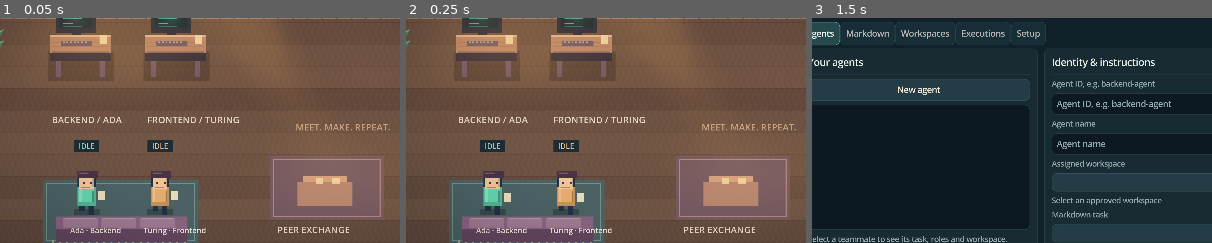
Above: before the commit, frames 1-3 (left to right).
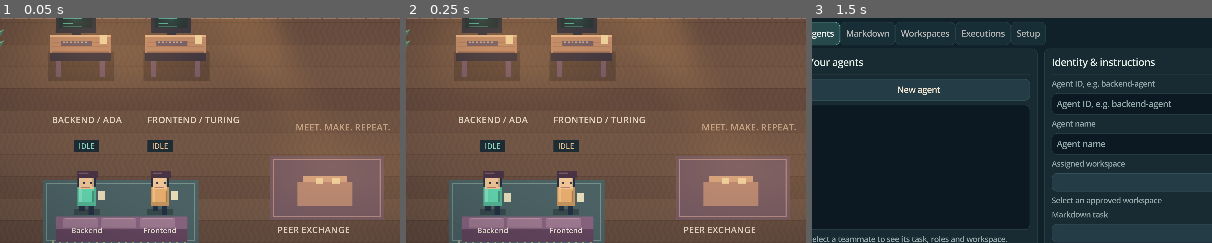
Above: after the commit, the same moments.

Repository: St3fanTh/VirtualAgentCafe
Game: Godot game, scene res://scenes/cafe.tscn
Two runs of this game, one before a commit and one after it. Both use one fixed random seed, a clock stepped at 60 frames per second and the inputs below.
Inputs (mouse positions are % of the whole screen's width and height, from its top left):
- Up to frame 1 (0.05 s): no input
- Up to frame 2 (0.25 s): no input
- Up to frame 3 (1.5 s): click "Manage agents" at 0.5 s; click (64, 18) at 1.27 s; type "12" at 1.35 s
The pictures show only the part of the screen within x 6-56%, y 26-76%; the shares and areas given below are measured in that part.

The runs differ from the first frame. In frame 1, 0.3% of the frame differs, in the area x 17-52%, y 92-97%; in frame 2, 0.3%; in frame 3, nothing differs.

Commit message:
fix: preserve worker setup and show managed activity

Diff:
--- a/game/scripts/cafe.gd
+++ b/game/scripts/cafe.gd
@@ -227,6 +227,7 @@
 	var character = Character.new()
 	character.agent_id = id
 	character.role_label = str(data.get("role", "custom")).trim_suffix(".md")
+	character.display_name = str(data.get("name", id))
 	character.position = Vector2(145 + (characters.size() - 2) % 5 * 20, 140)
 	character.tint = Color.from_hsv(float(characters.size()) * 0.15, 0.4, 0.9)
 	character.z_index = 3
@@ -234,26 +235,44 @@
 	world.add_child(character)
 	characters[id] = character
 
+func refresh_activity(event: Dictionary = {}) -> void:
+	var slots := {"ada": "ada", "turing": "turing"}
+	for id in state.agents:
+		if id in ["ada", "turing"]:
+			continue
+		var role := str(state.agents[id].get("role", "")).to_lower()
+		var slot := "turing" if "frontend" in role else "ada" if "backend" in role else ""
+		if not slot.is_empty():
+			# Prefer a worker with observed activity over an unstarted configuration.
+			if slots[slot] == slot or int(state.agents[id].get("sequence", 0)) > int(state.agents[slots[slot]].get("sequence", 0)):
+				slots[slot] = id
+	var summaries: Array[String] = []
+	for slot in slots:
+		var id: String = slots[slot]
+		characters[slot].visible = id == slot
+		var data: Dictionary = state.agents.get(id, {})
+		var card = activity_cards[slot]
+		if card.agent_id != id:
+			card.agent_id = id
+			card.history.clear()
+			card.history_label.text = ""
+		card.heading.text = characters[id].short_label().to_upper()
+		card.tooltip_text = id
+		card.update_state(data, event if event.get("agent_id", "") == id else {})
+		world.set_agent_status(slot, str(data.get("status", "agent.waiting")), str(data.get("detail", "")))
+		summaries.append(characters[id].short_label() + " · " + state.state_label(id))
+	status_label.text = "     |     ".join(summaries)
+
 func on_frame(frame: Dictionary) -> void:
 	if state.apply(frame):
 		if frame.get("kind") == "snapshot":
 			for id in state.agents:
 				ensure_character(id, state.agents[id])
 				characters[id].reset_state(state.agents[id])
-				if id in ["ada", "turing"]:
-					world.set_agent_status(id, state.agents[id].status, state.agents[id].get("detail", ""))
-				if activity_cards.has(id):
-					activity_cards[id].history.clear()
-					activity_cards[id].history_label.text = "Snapshot synchronized"
-					activity_cards[id].update_state(state.agents[id])
 		else:
 			var id: String = frame.event.agent_id
 			characters[id].enqueue_state(state.agents[id])
-			if id in ["ada", "turing"]:
-				world.set_agent_status(id, state.agents[id].status, state.agents[id].get("detail", ""))
-			if activity_cards.has(id):
-				activity_cards[id].update_state(state.agents[id], frame.event)
-		status_label.text = "Ada / Backend · %s     |     Turing / Frontend · %s" % [state.state_label("ada"), state.state_label("turing")]
+		refresh_activity(frame.get("event", {}))
 	elif state.needs_snapshot:
 		network.force_reconnect()
 
--- a/game/scripts/character.gd
+++ b/game/scripts/character.gd
@@ -4,6 +4,7 @@
 
 var agent_id := "ada"
 var role_label := ""
+var display_name := ""
 var status := "agent.waiting"
 var detail := "Ready"
 var source := "system"
@@ -22,7 +23,9 @@
 
 func reset_state(state: Dictionary) -> void:
 	presentation_queue.clear()
-	last_sequence = -1
+	# A configuration snapshot must not restart an unchanged worker's animation.
+	if int(state.get("sequence", 0)) != last_sequence or str(state.get("status", "agent.waiting")) != status:
+		last_sequence = -1
 	update_state(state)
 
 func enqueue_state(state: Dictionary) -> void:
@@ -54,6 +57,14 @@
 		bubble = detail if status == "agent.message" else ""
 		bubble_left = 8.0
 	queue_redraw()
+
+func short_label() -> String:
+	if "frontend" in role_label.to_lower() or agent_id == "turing":
+		return "Frontend"
+	if "backend" in role_label.to_lower() or agent_id == "ada":
+		return "Backend"
+	var title := display_name if not display_name.is_empty() else agent_id.capitalize()
+	return title.left(17) + "…" if title.length() > 18 else title
 
 func destination() -> Vector2:
 	var second := agent_id == "turing" or "frontend" in role_label.to_lower()
@@ -128,7 +139,7 @@
 			rect(8, -12 + phase, 3, 1, Color("82d8aa"))
 			rect(12, -10, 6, 0.5, Color("82d8aa"))
 			rect(7, -6, 12, 1, Color("9a8472"))
-		"agent.thinking":
+		"agent.started", "agent.thinking":
 			for i in range(3):
 				rect(-4 + i * 4, -27, 2, 2, Color("aab5f5") if int(clock * 3) % 3 == i else dark)
 		"agent.message":
@@ -159,8 +170,10 @@
 	draw_set_transform(Vector2(-badge_width / 2 + 2.5, -31), 0.0, Vector2.ONE / draw_scale)
 	draw_string(font, Vector2.ZERO, badge, HORIZONTAL_ALIGNMENT_LEFT, -1, 36, tint.lightened(0.25))
 	draw_set_transform(Vector2.ZERO)
-	draw_set_transform(Vector2(-9, 15), 0.0, Vector2.ONE / draw_scale)
-	draw_string(font, Vector2.ZERO, agent_id.capitalize() + (" · " + role_label if not role_label.is_empty() else (" · Backend" if agent_id == "ada" else " · Frontend")), HORIZONTAL_ALIGNMENT_LEFT, -1, 36, Color("f2e9dc"))
+	var title := short_label()
+	var title_width := font.get_string_size(title, HORIZONTAL_ALIGNMENT_LEFT, -1, 36).x
+	draw_set_transform(Vector2(-title_width / draw_scale / 2, 15), 0.0, Vector2.ONE / draw_scale)
+	draw_string(font, Vector2.ZERO, title, HORIZONTAL_ALIGNMENT_LEFT, -1, 36, Color("f2e9dc"))
 	draw_set_transform(Vector2.ZERO)
 	if bubble != "" and bubble_left > 0:
 		var text := bubble.left(42)
--- a/game/scripts/management.gd
+++ b/game/scripts/management.gd
@@ -527,7 +527,7 @@
 		setup_result.text += "Branch: " + str(data.get("git", {}).get("branch", "")) + "\nOrigin: " + str(data.get("remote", "")) + "\n" + str(data.get("remote_status", "")) + "\n\n" + str(data.get("dirty_warning", ""))
 	elif finished_action == "setup_team":
 		setup_feedback("Team ready. Open Agents to start each worker.")
-		setup_result.text = "TEAM READY\n\n" + "\n".join(data.get("agents", [])) + "\n\nTwo separate worktrees and branches are ready. No agent has started.\n\nNext: open Ag …(155 unchanged characters)…
+		setup_result.text = "TEAM READY\n\n" + "\n".join(data.get("agents", [])) + "\n\nTwo persistent worktrees and branches are ready. Worker files are saved there, not in your source folder. No agent has started.\n\nNext: open Ag …(155 unchanged characters)…
 		setup_ready = false
 		pending_refresh = true
 		set_notice("Project configured. Review tasks, then start your team in Agents.")
@@ -544,7 +544,7 @@
 		set_notice("Repository information updated.")
 	elif finished_action == "logs" and completed.get("execution", "") == selected_execution:
 		var record: Dictionary = data.get("execution", {})
-		execution_status.text = str(record.get("status", "")) + " · " + str(record.get("acceptance", "")) + "\nWorkspace: " + str(record.get("workspace_path", "")) + " · Branch: " + str(record.get("branch", ""))
+		execution_status.text = str(record.get("status", "")) + " · " + str(record.get("acceptance", "")) + "\nFiles saved in: " + str(record.get("workspace_path", "")) + " · Branch: " + str(record.get("branch", ""))
 		for entry in data.get("logs", []):
 			if int(entry.get("sequence", 0)) <= log_sequence:
 				continue
--- a/game/tests/test_management.gd
+++ b/game/tests/test_management.gd
@@ -78,6 +78,12 @@
 			if not cafe.characters.has(managed_id):
 				push_error("Managed agent not visible in café")
 				quit(1)
+			if cafe.characters.ada.visible or cafe.activity_cards.ada.agent_id != managed_id:
+				push_error("Idle placeholder/card must follow the managed worker")
+				quit(1)
+			if cafe.activity_cards.ada.status_label.text != "Finished":
+				push_error("Managed completion must reach the activity card")
+				quit(1)
 			ui.refresh()
 			stage = 7
 		7:
--- a/game/tests/test_states.gd
+++ b/game/tests/test_states.gd
@@ -57,6 +57,16 @@
 	visual.reset_state({"status": "agent.error", "sequence": 0})
 	check(visual.presentation_queue.is_empty(), "Snapshot clears stale animation queue")
 	check(visual.status == "agent.error", "Snapshot immediately authoritative")
+	visual.role_label = "simulationworld-9e6a873f-backend.md"
+	check(visual.short_label() == "Backend", "Managed labels omit project IDs and role filenames")
+	visual.role_label = "custom"
+	visual.display_name = "An extremely long agent name that must fit"
+	check(visual.short_label().length() <= 18, "Custom agent label is bounded")
+	visual.reset_state({"status": "agent.coding", "sequence": 101})
+	visual._process(0.3)
+	var elapsed: float = visual.clock
+	visual.reset_state({"status": "agent.coding", "sequence": 101})
+	check(visual.clock == elapsed, "Unchanged snapshots preserve animation progress")
 	visual.free()
 	check(state.apply({"kind": "snapshot", "version": 1, "sequence": 0, "agents": [
 		{"agent_id": "ada", "status": "agent.waiting"},
Not shown, changed: PROGRESS.md
Not shown, changed: backend/tests/test_management_execution.py
Not shown, changed: backend/tests/test_management_git.py
Not shown, changed: backend/tests/test_project_setup.py
Not shown, changed: backend/virtual_agent_cafe/management/execution.py
Not shown, changed: backend/virtual_agent_cafe/management/git.py
Not shown, changed: backend/virtual_agent_cafe/management/setup.py
Not shown, changed: docs/project-setup.md
